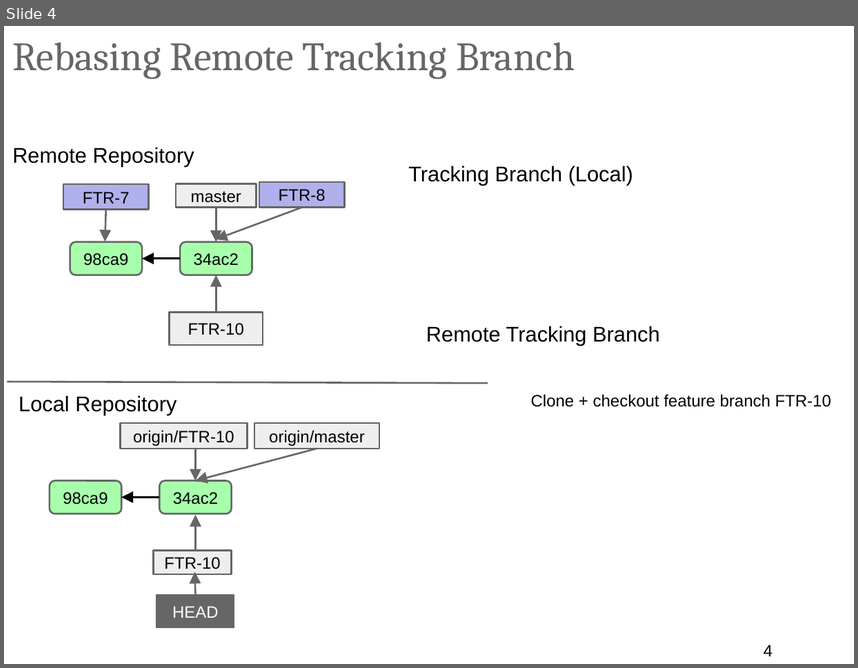
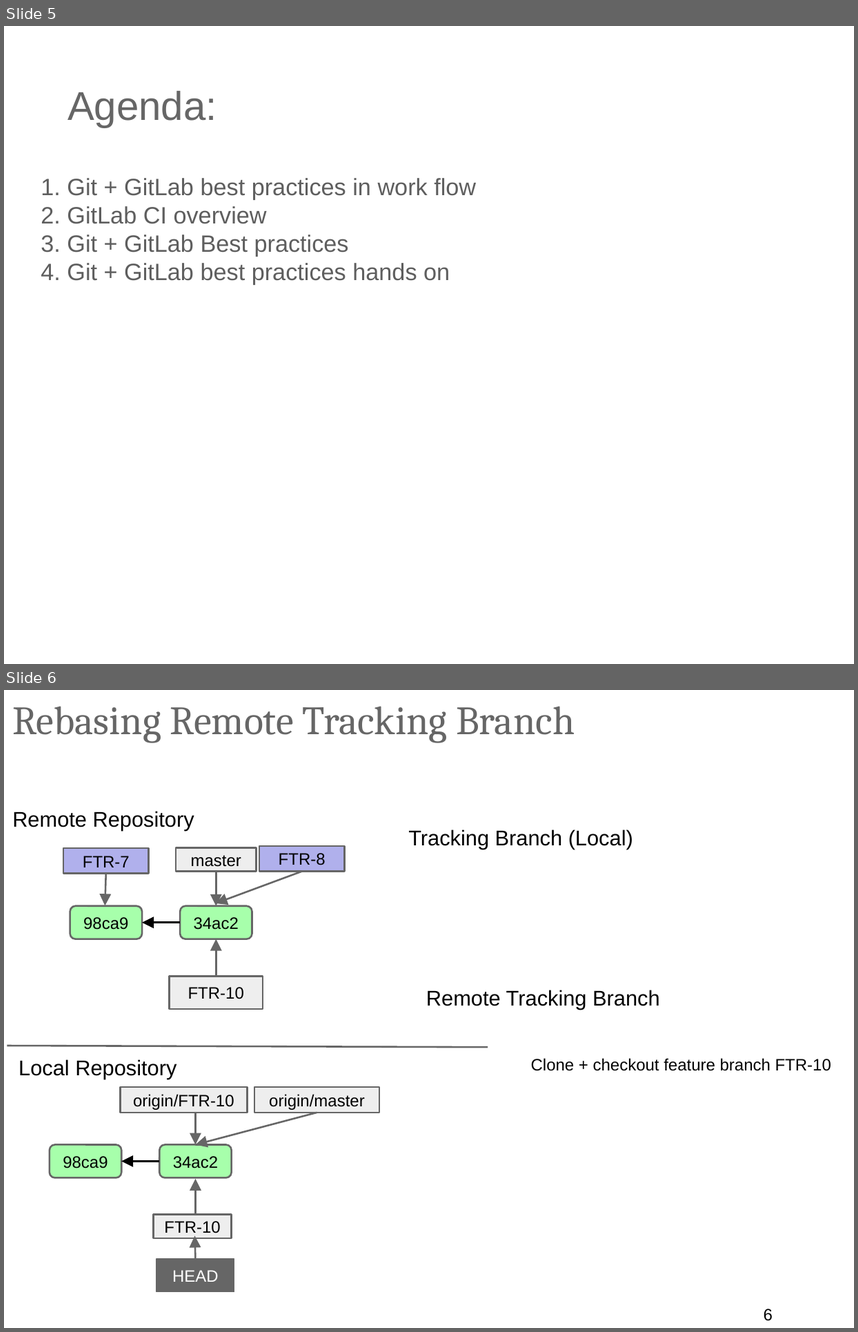
Before and after one commit to ilyaro/mysite, a slide deck: WorkStuff/Courses/Git/Git_Gitlab_Best_Practices/Git_Gitlab_BestPractices.pptx. Shown one above the other, each under a label of ours: slide 4 before the commit, slides 5 and 6 after it. The pictures are 858x668 and 858x1332 pixels, drawn with LibreOffice and Linux fonts; fonts in the diff are those of the drawing. Boxes give left, top, right and bottom in pixels: in the first picture for what was removed or moved away, otherwise in the second. Text is boxed around its words. In the diff, an @@ line names an element or a change of style, - is before the commit and + after.

Commit message:
Adding git best practices

```diff
--- a/WorkStuff/Courses/Git/Git_Gitlab_Best_Practices/Git_Gitlab_BestPractices.pptx
+++ b/WorkStuff/Courses/Git/Git_Gitlab_Best_Practices/Git_Gitlab_BestPractices.pptx
@@ slide 5 added at <box>4,26,854,664</box>, background #FFFFFF @@
@@ title added at <box>67,91,217,127</box>, 34 pt, text #666666 @@
+Agenda:
@@ text added at <box>41,178,476,285</box>, 20 pt, text #5E5E5E @@
+1. Git + GitLab best practices in work flow
+2. GitLab CI overview
+3. Git + GitLab Best practices
+4. Git + GitLab best practices hands on
@@ what was slide 4 is now slide 6 @@
@@ page number at <box>764,1308,773,1321</box>: text changed @@
-4
+6
```
Also in this commit, not shown: 1 slide changed, 11 other slides added, 1 slide removed.
